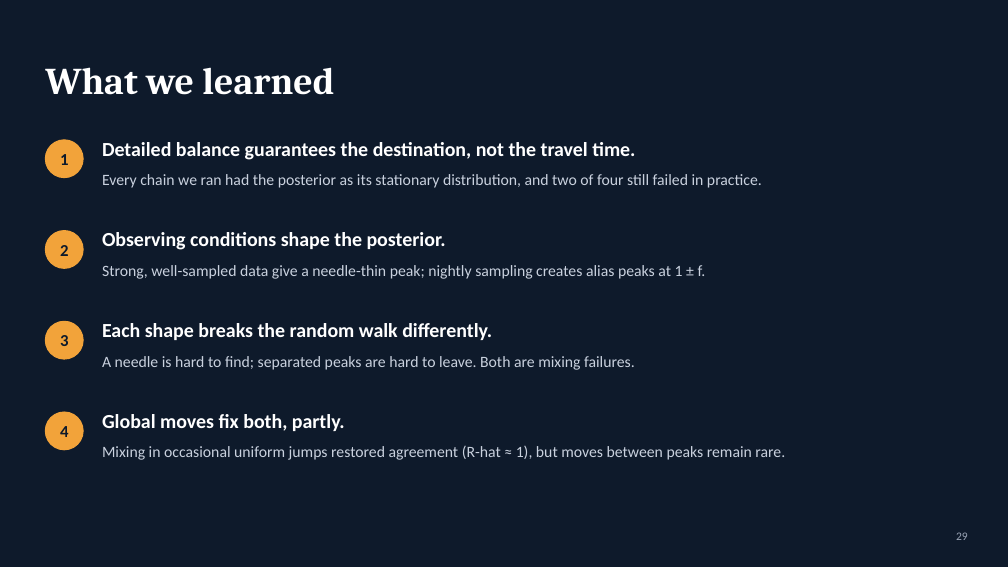
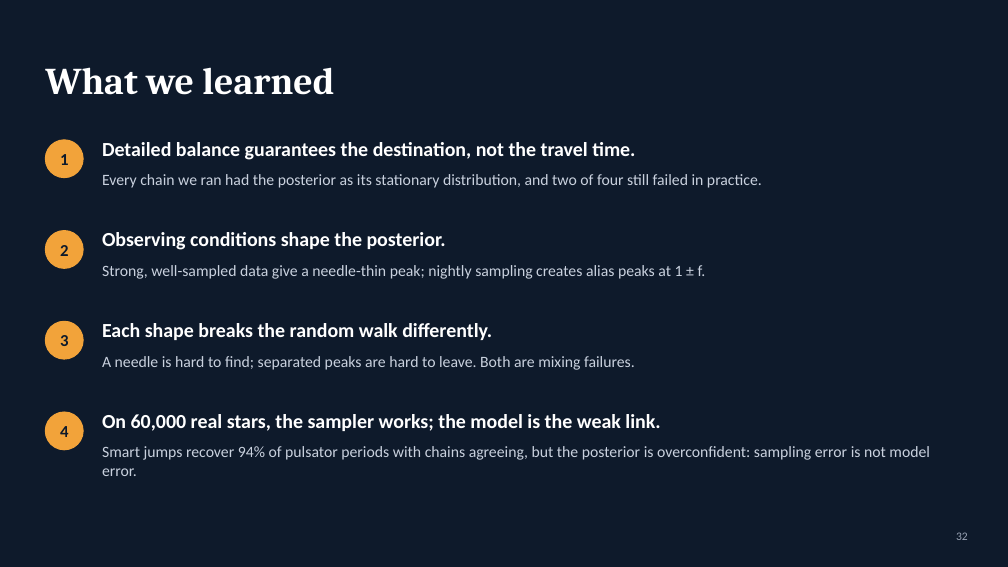
Before and after one commit to cognitogramma/StarSearch-, a slide deck: slide 32 of slides/Stellar_Periods_MH.pptx (slide 29 before the commit). Drawn at 1008x567 pixels with LibreOffice and Linux fonts; fonts in the diff are those of the drawing. Boxes give left, top, right and bottom in pixels: in the first picture for what was removed or moved away, otherwise in the second. Text is boxed around its words. In the diff, an @@ line names an element or a change of style, - is before the commit and + after.

```diff
--- a/slides/Stellar_Periods_MH.pptx
+++ b/slides/Stellar_Periods_MH.pptx
@@ text at [102,414,660,431]: text changed @@
-Global moves fix both, partly.
+On 60,000 real stars, the sampler works; the model is the weak link.
@@ text at [102,446,930,476]: text changed @@
-Mixing in occasional uniform jumps restored agreement (R-hat ≈ 1), but moves between peaks remain rare.
+Smart jumps recover 94% of pulsator periods with chains agreeing, but the posterior is overconfident: sampling error is not model error.
@@ page number at [956,532,968,540]: text changed @@
-29
+32
```
Also in this commit, not shown: 6 other slides changed, 3 slides added, 40 other files.
